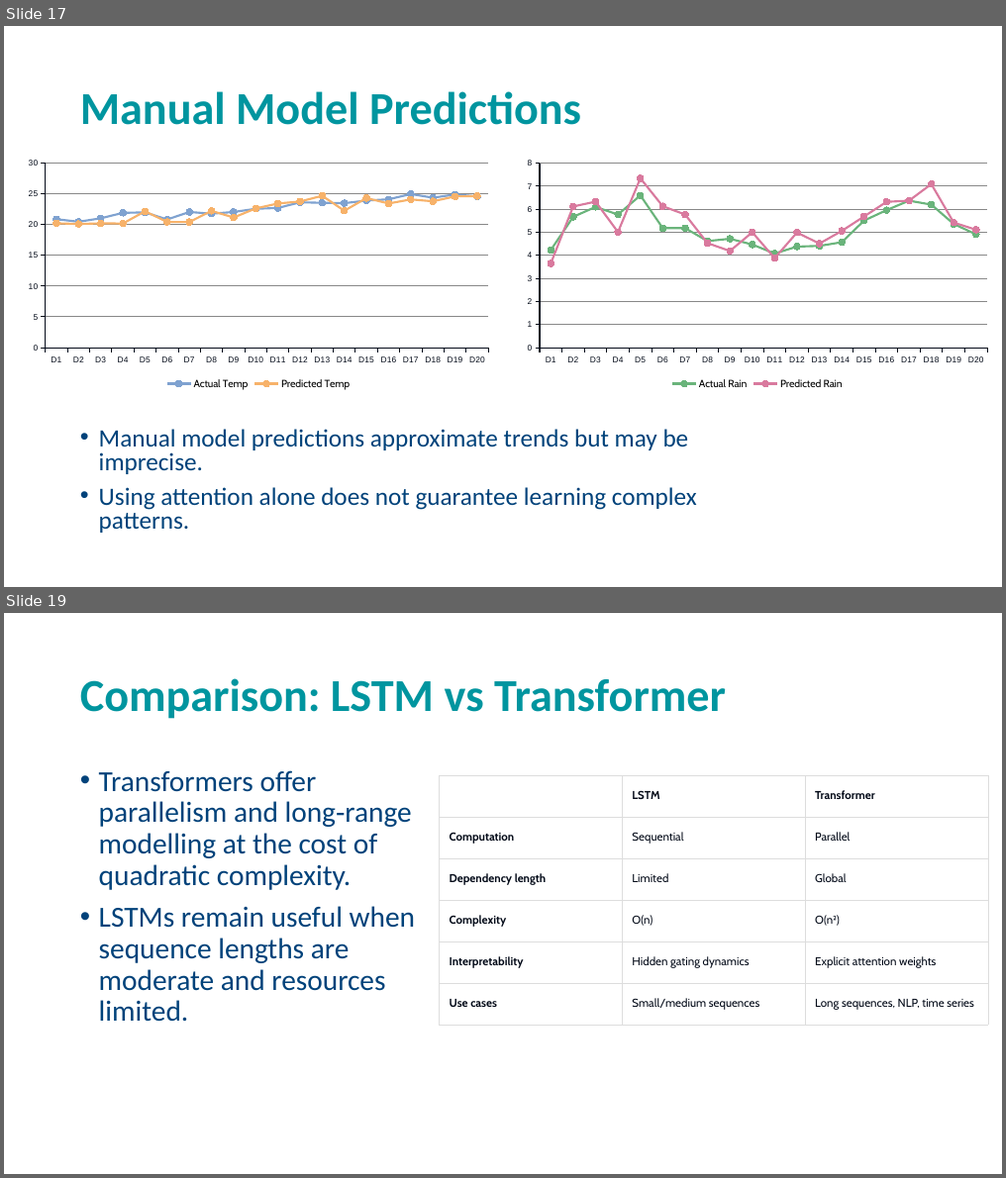
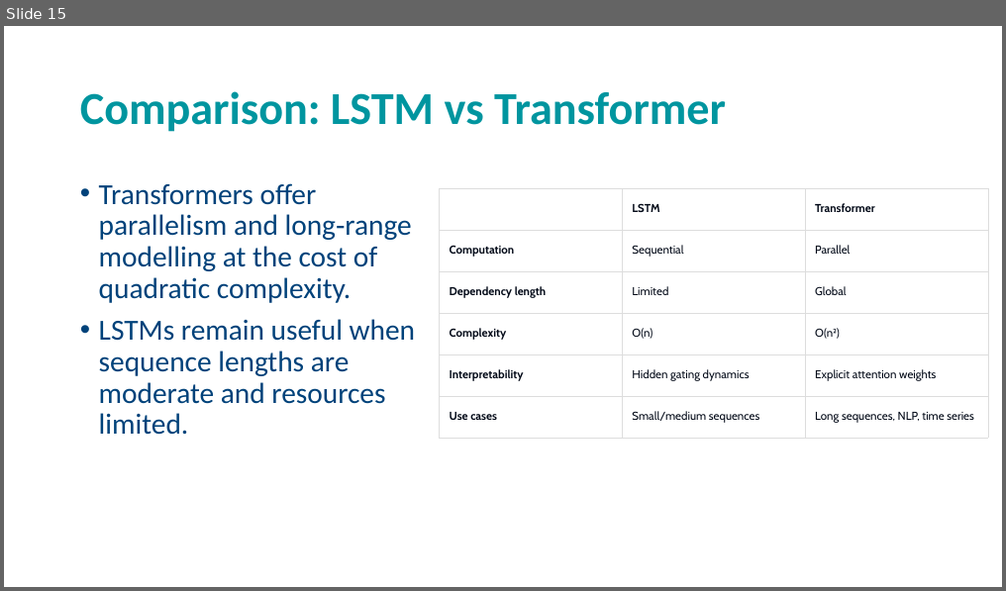
Before and after one commit to andrewcparnell/STAT41130, a slide deck: slides/day 3/D3C2_Transformers.pptx. Shown one above the other, each under a label of ours: slides 17 and 19 before the commit, slide 15 after it; the slides between them are not shown. The pictures are 1006x1178 and 1006x591 pixels, drawn with LibreOffice and Linux fonts; fonts in the diff are those of the drawing; background and template pictures are left out. Boxes give left, top, right and bottom in pixels: in the first picture for what was removed or moved away, otherwise in the second. Text is boxed around its words. In the diff, an @@ line names an element or a change of style, - is before the commit and + after.

```diff
--- a/slides/day 3/D3C2_Transformers.pptx
+++ b/slides/day 3/D3C2_Transformers.pptx
@@ slide 17 removed at (4, 26, 1002, 587), background picture (left out) @@
@@ title removed at (80, 91, 581, 125) @@
-Manual Model Predictions
@@ line chart removed at (19, 154, 498, 393) @@
-categories: D1, D2, D3, D4, D5, D6, D7, D8, D9, D10, D11, D12, D13, D14, D15, D16, D17, D18, D19, D20
-Actual Temp: 20.9, 20.5, 21, 21.9, 22, 20.8, 22.1, 21.8, 22.1, 22.6, 22.7, 23.6, 23.5, 23.5, 23.9, 24.1, 25, 24.4, 24.9, 24.6
-Predicted Temp: 20.2, 20.1, 20.2, 20.2, 22.2, 20.4, 20.4, 22.2, 21.1, 22.6, 23.4, 23.8, 24.7, 22.2, 24.3, 23.4, 24.1, 23.8, 24.6, 24.6
@@ line chart removed at (519, 154, 997, 393) @@
-categories: D1, D2, D3, D4, D5, D6, D7, D8, D9, D10, D11, D12, D13, D14, D15, D16, D17, D18, D19, D20
-Actual Rain: 4.2, 5.7, 6.1, 5.8, 6.6, 5.2, 5.2, 4.6, 4.7, 4.5, 4.1, 4.4, 4.4, 4.6, 5.5, 6, 6.4, 6.2, 5.4, 4.9
-Predicted Rain: 3.6, 6.1, 6.3, 5, 7.3, 6.1, 5.8, 4.5, 4.2, 5, 3.9, 5, 4.5, 5.1, 5.7, 6.3, 6.4, 7.1, 5.4, 5.1
@@ text removed at (99, 429, 697, 533) @@
-• Manual model predictions approximate trends but may be imprecise.
-• Using attention alone does not guarantee learning complex patterns.
@@ what was slide 19 is now slide 15 @@
```
Also in this commit, not shown: 10 slides changed, 4 slides added, 6 other slides removed, 2 other files.
